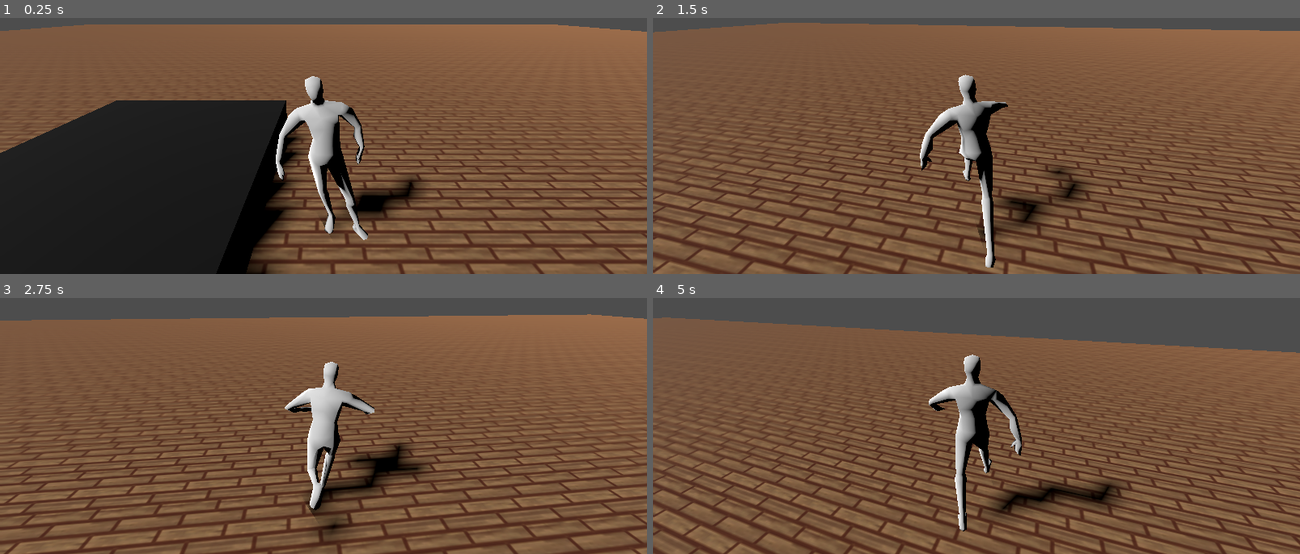
Above: before the commit, frames 1-4 (two rows, left to right).
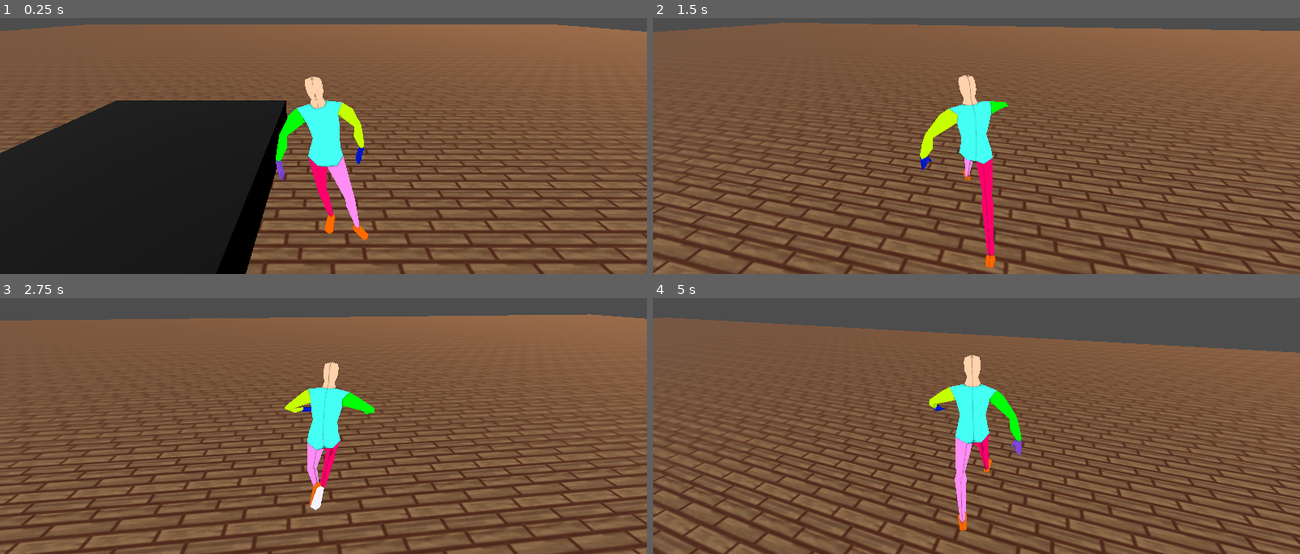
Above: after the commit, the same moments.

Repository: Dorifor/old-spooktober-n64
Game: Godot game, scene res://assets/main.tscn
Same seed, same stepped clock (60 frames per second), same inputs: the game is played once before the commit and once after it.
Inputs (mouse positions are in pixels of both pictures, inside the frame that each line leads up to):
- Up to frame 1 (0.25 s): no input
- Up to frame 2 (1.5 s): tap Enter (ui_accept) at 0.5, 0.77 s; move the mouse to (1008, 89) at 0.52 s; hold Shift (run) 0.53-1.28 s; hold W (forward) from 0.53 s (still down); move the mouse to (944, 94) at 1.27 s; tap Shift (run) at 1.35 s
- Up to frame 3 (2.75 s): keep holding W (forward); tap Enter (ui_accept) at 1.52 s; move the mouse to (336, 367) at 2.02 s; hold Shift (run) from 2.03 s (still down)
- Up to frame 4 (5 s): keep holding W (forward); move the mouse to (970, 377) at 2.77 s; release Shift (run) at 2.78 s; tap Shift (run) at 2.85, 4.35 s; tap Enter (ui_accept) at 3.02, 3.77, 4.52 s; move the mouse to (1021, 377) at 3.52 s; hold Shift (run) 3.53-4.28 s; move the mouse to (924, 367) at 4.27 s

The runs differ from the first frame. In frame 1, 6.2% of the frame differs, in the area x 38-66%, y 22-100%; in frame 2, 4.2%; in frame 3, 4.7%; in frame 4, 4.5%.

Commit message:
Player Clamp (WIP)

Diff:
--- a/assets/Player/Player.gd
+++ b/assets/Player/Player.gd
@@ -27,7 +27,9 @@
 	if event is InputEventMouseMotion:
 		rotate_y(deg_to_rad(-event.relative.x * horizontal_sens))
 		rig.rotate_y(deg_to_rad(event.relative.x * horizontal_sens))
-		camera_mount.rotate_x((deg_to_rad(-event.relative.y * vertical_sens)))
+		var rad = (deg_to_rad(-event.relative.y * vertical_sens))
+		camera_mount.rotate_x(rad)
+		clamp(camera_mount.rotation.x, -PI, PI / 2)
 	if event is InputEventKey and event.is_action("pause"):
 		pause()
 
--- a/assets/Player/Player.tscn
+++ b/assets/Player/Player.tscn
@@ -1,14 +1,16 @@
-[gd_scene load_steps=24 format=3 uid="uid://dwi6774fpqp26"]
+[gd_scene load_steps=25 format=3 uid="uid://dwi6774fpqp26"]
 
 [ext_resource type="Script" path="res://assets/Player/Player.gd" id="1_dqkn3"]
+[ext_resource type="Texture2D" uid="uid://cju005rpepx62" path="res://assets/Player/Player-96878cc2017709d4e7c7aeaabb880b49_NonOverlapping.png" id="2_8e65c"]
 [ext_resource type="Animation" uid="uid://bdqpqv0s00acr" path="res://assets/Player/Animation/A_Walk.res" id="3_g2kn8"]
 [ext_resource type="Animation" uid="uid://dbrnpx4qghpvf" path="res://assets/Player/Animation/A_Idle.res" id="3_ts21s"]
 [ext_resource type="Animation" path="res://assets/Player/Animation/A_Run.res" id="4_63ihs"]
 
 [sub_resource type="StandardMaterial3D" id="StandardMaterial3D_by24f"]
 resource_name = "Humanoid_NotOverlapping"
-vertex_color_use_as_albedo = true
-metallic = 0.4
+shading_mode = 0
+albedo_texture = ExtResource("2_8e65c")
+point_size = 4.9
 
 [sub_resource type="ArrayMesh" id="ArrayMesh_hi4hk"]
 resource_name = "Root Scene_HumanoidBase_NotOverlapping"
@@ -207,7 +209,7 @@
 [node name="RootNode" type="Node3D" parent="visuals/Player"]
 
 [node name="metarig" type="Node3D" parent="visuals/Player/RootNode"]
-transform = Transform3D(108.251, -2.63688, 8.29856, -9.99441, -1.57086, 90.2568, -2.48164, -108.696, -1.50569, -0.0783175, -0.0209178, 0.0342679)
+transform = Transform3D(108.199, -2.89347, 8.69902, -10.4762, -1.45269, 90.2202, -2.74035, -108.691, -1.43739, -0.0800748, -0.0206588, 0.0318951)
 
 [node name="Skeleton3D" type="Skeleton3D" parent="visuals/Player/RootNode/metarig"]
 bones/0/name = "spine"
@@ -222,42 +224,42 @@
 bones/1/rest = Transform3D(1, 0, 0, 0, 0.991686, 0.128684, 0, -0.128684, 0.991686, 0, 0.0015222, -1.49012e-10)
 bones/1/enabled = true
 bones/1/position = Vector3(0, 0.0015222, -1.49012e-10)
-bones/1/rotation = Quaternion(-0.068856, -0.0070533, 0.0301671, 0.997145)
+bones/1/rotation = Quaternion(-0.0695114, -0.00731331, 0.029585, 0.997116)
 bones/1/scale = Vector3(1.00001, 1.00268, 0.998124)
 bones/2/name = "spine.002"
 bones/2/parent = 1
 bones/2/rest = Transform3D(1, 0, 0, 0, 0.987999, 0.154463, 0, -0.154463, 0.987999, 0, 0.00136637, 2.61934e-11)
 bones/2/enabled = true
 bones/2/position = Vector3(0, 0.00136637, 2.61934e-11)
-bones/2/rotation = Quaternion(-0.0914974, 0.00474872, 0.061729, 0.993879)
+bones/2/rotation = Quaternion(-0.095024, 0.00427764, 0.0616054, 0.993558)
 bones/2/scale = Vector3(1.00007, 1.0046, 0.996739)
 bones/3/name = "spine.003"
 bones/3/parent = 2
 bones/3/rest = Transform3D(1, 0, 0, 0, 0.999995, -0.00325429, 0, 0.00325429, 0.999995, 0, 0.00172887, 0)
 bones/3/enabled = true
 bones/3/position = Vector3(0, 0.00172887, 0)
-bones/3/rotation = Quaternion(0.00359856, 0.00521594, 0.0613307, 0.998097)
+bones/3/rotation = Quaternion(6.46972e-05, 0.00512129, 0.0611529, 0.998115)
 bones/3/scale = Vector3(1.00002, 1.00005, 0.999957)
 bones/4/name = "spine.004"
 bones/4/parent = 3
 bones/4/rest = Transform3D(1, 0, 0, 0, 0.918604, -0.39518, 0, 0.39518, 0.918604, 0, 0.00192578, -9.31323e-12)
 bones/4/enabled = true
 bones/4/position = Vector3(0, 0.00192578, -9.31323e-12)
-bones/4/rotation = Quaternion(0.234351, -0.00384275, -0.0109286, 0.972083)
+bones/4/rotation = Quaternion(0.234907, -0.0037425, -0.0111178, 0.971947)
 bones/4/scale = Vector3(1, 1.03692, 0.973515)
 bones/5/name = "spine.005"
 bones/5/parent = 4
 bones/5/rest = Transform3D(1, 0, 0, 0, 0.982004, 0.18886, 0, -0.18886, 0.982004, 0, 0.000661635, -6.79865e-10)
 bones/5/enabled = true
 bones/5/position = Vector3(0, 0.000661635, -6.79865e-10)
-bones/5/rotation = Quaternion(-0.102235, -0.00535956, -0.010062, 0.994695)
+bones/5/rotation = Quaternion(-0.101484, -0.00523604, -0.010301, 0.99477)
 bones/5/scale = Vector3(1.00003, 1.00646, 0.995466)
 bones/6/name = "spine.006"
 bones/6/parent = 5
 bones/6/rest = Transform3D(1, 0, 0, 0, 0.982436, 0.186599, 0, -0.186599, 0.982436, 0, 0.000627012, 2.23517e-10)
 bones/6/enabled = true
 bones/6/position = Vector3(0, 0.000627012, 2.23517e-10)
-bones/6/rotation = Quaternion(-0.107651, -0.00287681, -0.0111098, 0.994123)
+bones/6/rotation = Quaternion(-0.107025, -0.00276591, -0.0113128, 0.994188)
 bones/6/scale = Vector3(1.00001, 1.00721, 0.994953)
 bones/7/name = "spine.006_end"
 bones/7/parent = 6
@@ -271,15 +273,15 @@
 bones/8/rest = Transform3D(0.507095, 0.86189, 0.000529051, -0.0246892, 0.0139123, 0.999598, 0.861537, -0.506904, 0.0283343, 0.000183, 0.00137221, 0.000782509)
 bones/8/enabled = true
 bones/8/position = Vector3(0.000183, 0.00137221, 0.000782509)
-bones/8/rotation = Quaternion(-0.482283, -0.499038, -0.373108, 0.615755)
-bones/8/scale = Vector3(1.18622, 1.01536, 0.834004)
+bones/8/rotation = Quaternion(-0.465577, -0.515589, -0.353411, 0.626503)
+bones/8/scale = Vector3(1.18666, 1.01489, 0.833961)
 bones/9/name = "upper_arm.L"
 bones/9/parent = 8
 bones/9/rest = Transform3D(-0.593931, 0.121366, 0.795309, -0.792115, 0.0846895, -0.604469, -0.140716, -0.988989, 0.0458356, 4.09151e-05, 0.00194511, -0.000405748)
 bones/9/enabled = true
 bones/9/position = Vector3(4.09151e-05, 0.00194511, -0.000405748)
-bones/9/rotation = Quaternion(-0.419517, 0.605805, -0.605424, 0.300779)
-bones/9/scale = Vector3(1.00318, 1.19594, 0.834598)
+bones/9/rotation = Quaternion(-0.439503, 0.593228, -0.614948, 0.277048)
+bones/9/scale = Vector3(1.00693, 1.19266, 0.834716)
 bones/10/name = "forearm.L"
 bones/10/parent = 9
 bones/10/rest = Transform3D(0.999144, -0.0103638, 0.0400559, 0.0113362, 0.999645, -0.0241246, -0.0397917, 0.024558, 0.998906, 1.16415e-10, 0.0027797, 9.31323e-12)
@@ -292,8 +294,8 @@
 bones/11/rest = Transform3D(0.996249, 0.0792103, 0.0348322, -0.082523, 0.990817, 0.107101, -0.0260289, -0.109574, 0.993638, 3.77186e-10, 0.00258173, -7.45058e-11)
 bones/11/enabled = true
 bones/11/position = Vector3(3.77186e-10, 0.00258173, -7.45058e-11)
-bones/11/rotation = Quaternion(0.0208724, -0.229971, -0.101996, 0.967613)
-bones/11/scale = Vector3(1.03112, 1.00126, 0.976895)
+bones/11/rotation = Quaternion(0.0192648, -0.235288, -0.10283, 0.966279)
+bones/11/scale = Vector3(1.0321, 1.00126, 0.976176)
 bones/12/name = "hand.L_end"
 bones/12/parent = 11
 bones/12/rest = Transform3D(1, -6.93889e-18, -5.55112e-17, 6.93889e-18, 1, 6.93889e-18, 5.55112e-17, -6.93889e-18, 1, 0, 0.00113041, 0)
@@ -306,28 +308,28 @@
 bones/13/rest = Transform3D(0.507095, -0.86189, -0.000529051, 0.0246892, 0.0139123, 0.999598, -0.861537, -0.506904, 0.0283343, -0.000183, 0.00137221, 0.000782509)
 bones/13/enabled = true
 bones/13/position = Vector3(-0.000183, 0.00137221, 0.000782509)
-bones/13/rotation = Quaternion(-0.508727, 0.4435, 0.337661, 0.656117)
-bones/13/scale = Vector3(1.16348, 1.03964, 0.835474)
+bones/13/rotation = Quaternion(-0.493761, 0.456863, 0.3219, 0.666226)
+bones/13/scale = Vector3(1.16406, 1.03887, 0.83558)
 bones/14/name = "upper_arm.R"
 bones/14/parent = 13
 bones/14/rest = Transform3D(-0.593931, -0.121365, -0.795309, 0.792115, 0.0846895, -0.604468, 0.140716, -0.988988, 0.0458357, -4.09151e-05, 0.00194511, -0.000405748)
 bones/14/enabled = true
 bones/14/position = Vector3(-4.09151e-05, 0.00194511, -0.000405748)
-bones/14/rotation = Quaternion(0.251836, 0.634596, -0.589053, -0.432299)
-bones/14/scale = Vector3(1.00984, 1.19067, 0.834249)
+bones/14/rotation = Quaternion(0.276752, 0.625657, -0.600682, -0.413694)
+bones/14/scale = Vector3(1.0053, 1.19458, 0.834172)
 bones/15/name = "forearm.R"
 bones/15/parent = 14
 bones/15/rest = Transform3D(0.999144, 0.0103638, -0.0400559, -0.0113362, 0.999645, -0.0241246, 0.0397917, 0.024558, 0.998906, -1.14087e-10, 0.0027797, -9.31323e-12)
 bones/15/enabled = true
 bones/15/position = Vector3(-1.14087e-10, 0.0027797, -9.31323e-12)
-bones/15/rotation = Quaternion(0.163624, -0.0184004, 0.0673386, 0.98405)
+bones/15/rotation = Quaternion(0.162946, -0.0184351, 0.067364, 0.98416)
 bones/15/scale = Vector3(1.00052, 1.01691, 0.987716)
 bones/16/name = "hand.R"
 bones/16/parent = 15
 bones/16/rest = Transform3D(0.996249, -0.0792103, -0.0348322, 0.082523, 0.990817, 0.107101, 0.0260289, -0.109574, 0.993638, -3.71365e-10, 0.00258173, 4.65661e-11)
 bones/16/enabled = true
 bones/16/position = Vector3(-3.71365e-10, 0.00258173, 4.65661e-11)
-bones/16/rotation = Quaternion(-0.0626736, 0.0968953, 0.119876, 0.986059)
+bones/16/rotation = Quaternion(-0.0629621, 0.100126, 0.121405, 0.985531)
 bones/16/scale = Vector3(1.00676, 1.00165, 0.994124)
 bones/17/name = "hand.R_end"
 bones/17/parent = 16
@@ -397,22 +399,22 @@
 bones/26/rest = Transform3D(0.998696, 0.0510395, -0.00128481, 0.0483303, -0.953198, -0.298458, -0.0164578, 0.298006, -0.954423, 0.00098, 0.000708185, 0.000259423)
 bones/26/enabled = true
 bones/26/position = Vector3(0.00098, 0.000708185, 0.000259423)
-bones/26/rotation = Quaternion(0.931995, 0.133912, -0.151706, 0.30073)
-bones/26/scale = Vector3(1.02078, 1.05427, 0.945166)
+bones/26/rotation = Quaternion(0.931123, 0.13454, -0.150562, 0.303711)
+bones/26/scale = Vector3(1.02063, 1.05523, 0.944534)
 bones/27/name = "shin.L"
 bones/27/parent = 26
 bones/27/rest = Transform3D(0.999857, 0.0137199, 0.00988929, -0.0128397, 0.99637, -0.0841528, -0.011008, 0.0840138, 0.996404, -8.5347e-11, 0.00511527, -3.09956e-11)
 bones/27/enabled = true
 bones/27/position = Vector3(-8.5347e-11, 0.00511527, -3.09956e-11)
-bones/27/rotation = Quaternion(0.265822, -0.0858843, -0.0507987, 0.958844)
-bones/27/scale = Vector3(1.00291, 1.05031, 0.961387)
+bones/27/rotation = Quaternion(0.269381, -0.0853706, -0.0511555, 0.957877)
+bones/27/scale = Vector3(1.00284, 1.05131, 0.960675)
 bones/28/name = "foot.L"
 bones/28/parent = 27
 bones/28/rest = Transform3D(0.997912, -0.0294101, -0.0575083, 0.0644488, 0.512652, 0.856174, 0.00430162, -0.858092, 0.513477, 1.26802e-10, 0.00483228, -5.82077e-13)
 bones/28/enabled = true
 bones/28/position = Vector3(1.26802e-10, 0.00483228, -5.82077e-13)
-bones/28/rotation = Quaternion(-0.529766, -0.0891454, 0.0965923, 0.837897)
-bones/28/scale = Vector3(1.00033, 1.1724, 0.859805)
+bones/28/rotation = Quaternion(-0.530301, -0.0885572, 0.0958863, 0.837702)
+bones/28/scale = Vector3(1.00034, 1.17266, 0.859545)
 bones/29/name = "toe.L"
 bones/29/parent = 28
 bones/29/rest = Transform3D(-1, -3.74808e-07, -5.05337e-07, -4.08972e-08, 0.840214, -0.542255, 6.27833e-07, -0.542255, -0.840214, -1.45017e-11, 0.00114387, 4.88588e-11)
@@ -446,21 +448,21 @@
 bones/33/rest = Transform3D(0.998696, -0.0510395, 0.00128481, -0.0483303, -0.953198, -0.298458, 0.0164578, 0.298006, -0.954423, -0.00098, 0.000708185, 0.000259423)
 bones/33/enabled = true
 bones/33/position = Vector3(-0.00098, 0.000708185, 0.000259423)
-bones/33/rotation = Quaternion(0.982046, 0.109077, 0.0313451, 0.150682)
-bones/33/scale = Vector3(1.00011, 1.01538, 0.989093)
+bones/33/rotation = Quaternion(0.981626, 0.110696, 0.0308598, 0.15233)
+bones/33/scale = Vector3(1.00011, 1.01523, 0.989197)
 bones/34/name = "shin.R"
 bones/34/parent = 33
 bones/34/rest = Transform3D(0.999857, -0.0137199, -0.00988929, 0.0128397, 0.99637, -0.0841528, 0.011008, 0.0840138, 0.996404, 8.5347e-11, 0.00511527, -3.09956e-11)
 bones/34/enabled = true
 bones/34/position = Vector3(8.5347e-11, 0.00511527, -3.09956e-11)
-bones/34/rotation = Quaternion(0.130105, 0.0483225, -0.0230697, 0.990053)
-bones/34/scale = Vector3(1.00171, 1.01026, 0.991606)
+bones/34/rotation = Quaternion(0.130807, 0.0510877, -0.0221914, 0.989842)
+bones/34/scale = Vector3(1.00176, 1.0103, 0.991547)
 bones/35/name = "foot.R"
 bones/35/parent = 34
 bones/35/rest = Transform3D(0.997912, 0.0294101, 0.0575083, -0.0644488, 0.512652, 0.856174, -0.00430162, -0.858092, 0.513477, -1.26802e-10, 0.00483228, -5.82077e-13)
 bones/35/enabled = true
 bones/35/position = Vector3(-1.26802e-10, 0.00483228, -5.82077e-13)
-bones/35/rotation = Quaternion(-0.563473, -0.030379, 0.063158, 0.823156)
+bones/35/rotation = Quaternion(-0.563386, -0.0297521, 0.0617563, 0.823345)
 bones/35/scale = Vector3(1.00007, 1.18102, 0.851772)
 bones/36/name = "toe.R"
 bones/36/parent = 35
@@ -492,6 +494,7 @@
 bones/39/scale = Vector3(1, 1, 1)
 
 [node name="HumanoidBase_NotOverlapping" type="MeshInstance3D" parent="visuals/Player/RootNode/metarig/Skeleton3D"]
+transform = Transform3D(1, 1.86265e-09, -1.42609e-08, -1.86265e-09, 1, -9.31323e-10, 2.79397e-09, 0, 1, 0, 0, 0)
 mesh = SubResource("ArrayMesh_hi4hk")
 skin = SubResource("Skin_pot1k")
 
--- a/assets/main.tscn
+++ b/assets/main.tscn
@@ -28,7 +28,6 @@
 
 [node name="DirectionalLight3D" type="DirectionalLight3D" parent="."]
 transform = Transform3D(0.707107, -1.47514e-07, -0.707106, 0.612372, 0.5, 0.612373, 0.353553, -0.866025, 0.353554, -3.33941, 4.3379, 2.33659)
-shadow_enabled = true
 shadow_blur = 0.5
 
 [node name="Ground" type="StaticBody3D" parent="."]
@@ -59,38 +58,41 @@
 pause_menu = NodePath("../Pause Menu")
 
 [node name="metarig" parent="Player/visuals/Player/RootNode" index="0"]
-transform = Transform3D(108.265, -2.98074, 8.08777, -9.75278, -1.78331, 90.2724, -2.8092, -108.685, -1.703, -0.0798, -0.0217751, 0.0309743)
+transform = Transform3D(108.24, -2.90039, 8.33956, -10.0431, -1.37527, 90.2552, -2.76122, -108.693, -1.36452, -0.0788961, -0.0211029, 0.0296586)
 
 [node name="Skeleton3D" parent="Player/visuals/Player/RootNode/metarig" index="0"]
-bones/1/rotation = Quaternion(-0.0662122, -0.00651114, 0.0303636, 0.997322)
-bones/2/rotation = Quaternion(-0.0871518, 0.00561093, 0.0617226, 0.994265)
-bones/3/rotation = Quaternion(0.00791495, 0.00550086, 0.0614076, 0.998066)
-bones/4/rotation = Quaternion(0.23441, -0.00399489, -0.0107576, 0.97207)
-bones/5/rotation = Quaternion(-0.101982, -0.00542668, -0.00993538, 0.994722)
-bones/6/rotation = Quaternion(-0.107518, -0.00305488, -0.0109921, 0.994138)
-bones/8/rotation = Quaternion(-0.51056, -0.468494, -0.406778, 0.595293)
-bones/8/scale = Vector3(1.18591, 1.01569, 0.834026)
-bones/9/rotation = Quaternion(-0.382566, 0.627388, -0.584203, 0.344578)
-bones/9/scale = Vector3(1.00014, 1.19863, 0.834455)
-bones/11/rotation = Quaternion(0.0224812, -0.233747, -0.103013, 0.966564)
-bones/11/scale = Vector3(1.03173, 1.00144, 0.976323)
-bones/13/rotation = Quaternion(-0.53431, 0.418539, 0.365509, 0.636978)
-bones/13/scale = Vector3(1.16301, 1.04061, 0.835087)
-bones/14/rotation = Quaternion(0.216202, 0.649035, -0.561194, -0.465909)
-bones/14/scale = Vector3(1.02062, 1.18149, 0.834206)
-bones/15/rotation = Quaternion(0.163938, -0.0183843, 0.0673267, 0.983999)
-bones/16/rotation = Quaternion(-0.0636876, 0.0987825, 0.119163, 0.985894)
-bones/26/rotation = Quaternion(0.931769, 0.133863, -0.150973, 0.30182)
-bones/26/scale = Vector3(1.02061, 1.05481, 0.944874)
-bones/27/rotation = Quaternion(0.26402, -0.0846669, -0.0504838, 0.959467)
-bones/27/scale = Vector3(1.00283, 1.04961, 0.961974)
-bones/28/rotation = Quaternion(-0.526377, -0.0901612, 0.0970809, 0.839865)
-bones/28/scale = Vector3(1.00037, 1.17161, 0.860521)
-bones/33/rotation = Quaternion(0.981065, 0.110886, 0.0311382, 0.15571)
-bones/33/scale = Vector3(1.00011, 1.016, 0.988654)
-bones/34/rotation = Quaternion(0.136938, 0.052758, -0.022014, 0.988929)
-bones/34/scale = Vector3(1.00185, 1.01161, 0.990549)
-bones/35/rotation = Quaternion(-0.564879, -0.0313592, 0.0650866, 0.822005)
+bones/1/rotation = Quaternion(-0.0693065, -0.00759183, 0.0296101, 0.997127)
+bones/2/rotation = Quaternion(-0.0933324, 0.00448851, 0.0615966, 0.993718)
+bones/3/rotation = Quaternion(0.00176236, 0.00513779, 0.061169, 0.998113)
+bones/4/rotation = Quaternion(0.234376, -0.00390781, -0.0108555, 0.972078)
+bones/5/rotation = Quaternion(-0.102291, -0.00540879, -0.00996795, 0.99469)
+bones/6/rotation = Quaternion(-0.107594, -0.00295296, -0.0110594, 0.994129)
+bones/8/rotation = Quaternion(-0.475215, -0.505868, -0.364294, 0.620933)
+bones/8/scale = Vector3(1.18643, 1.01515, 0.833974)
+bones/9/rotation = Quaternion(-0.429505, 0.598092, -0.61115, 0.290358)
+bones/9/scale = Vector3(1.00487, 1.19453, 0.834579)
+bones/11/rotation = Quaternion(0.019815, -0.232981, -0.102054, 0.966909)
+bones/11/scale = Vector3(1.03151, 1.00137, 0.97653)
+bones/13/rotation = Quaternion(-0.502539, 0.448682, 0.330855, 0.660813)
+bones/13/scale = Vector3(1.16346, 1.03955, 0.835566)
+bones/14/rotation = Quaternion(0.261405, 0.629941, -0.593866, -0.426807)
+bones/14/scale = Vector3(1.00798, 1.19222, 0.83428)
+bones/15/rotation = Quaternion(0.16394, -0.0183842, 0.0673267, 0.983998)
+bones/16/rotation = Quaternion(-0.0626472, 0.0971226, 0.119745, 0.986055)
+bones/26/rotation = Quaternion(0.931793, 0.132954, -0.150239, 0.302512)
+bones/26/scale = Vector3(1.02068, 1.05459, 0.944992)
+bones/27/rotation = Quaternion(0.264604, -0.0857801, -0.051266, 0.959166)
+bones/27/scale = Vector3(1.00292, 1.04923, 0.962195)
+bones/28/rotation = Quaternion(-0.527782, -0.0885422, 0.097637, 0.839091)
+bones/28/scale = Vector3(1.00032, 1.17202, 0.860177)
+bones/33/rotation = Quaternion(0.981233, 0.110792, 0.0306576, 0.154813)
+bones/33/scale = Vector3(1.00011, 1.01564, 0.988905)
+bones/34/rotation = Quaternion(0.132545, 0.0509437, -0.0215366, 0.989633)
+bones/34/scale = Vector3(1.00176, 1.01094, 0.991091)
+bones/35/rotation = Quaternion(-0.563754, -0.0304587, 0.0633406, 0.822947)
+
+[node name="HumanoidBase_NotOverlapping" parent="Player/visuals/Player/RootNode/metarig/Skeleton3D" index="0"]
+gi_mode = 0
 
 [node name="AnimationTree" parent="Player/visuals/Player" index="1"]
 parameters/Walk/Blend2/blend_amount = 0
